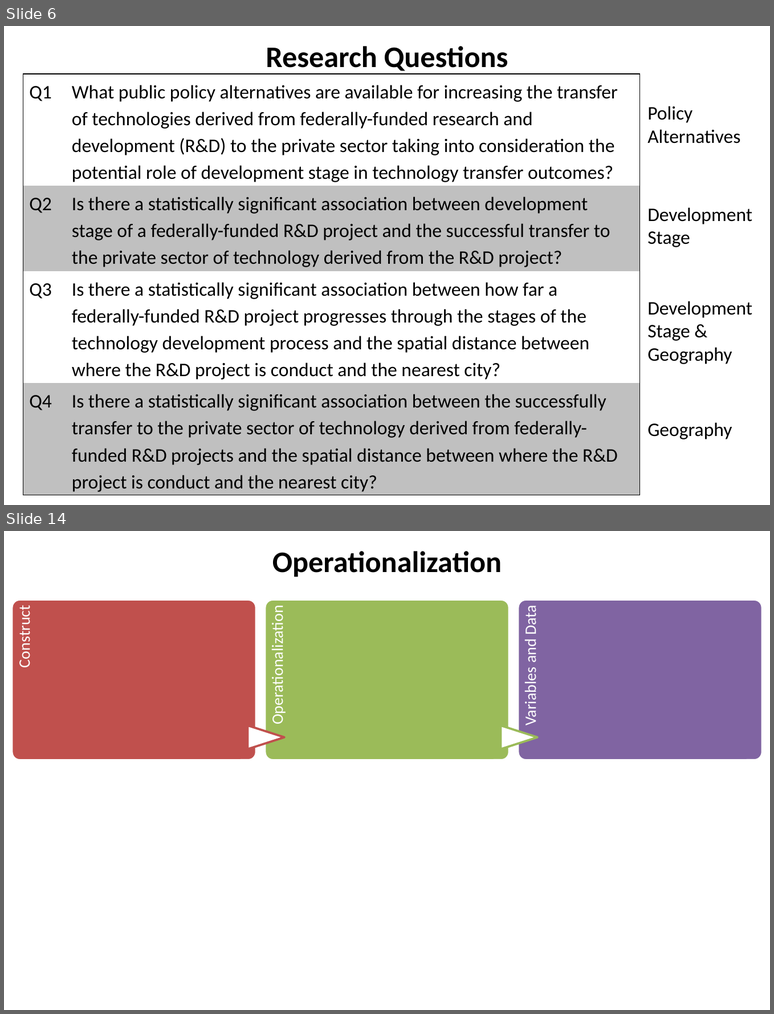
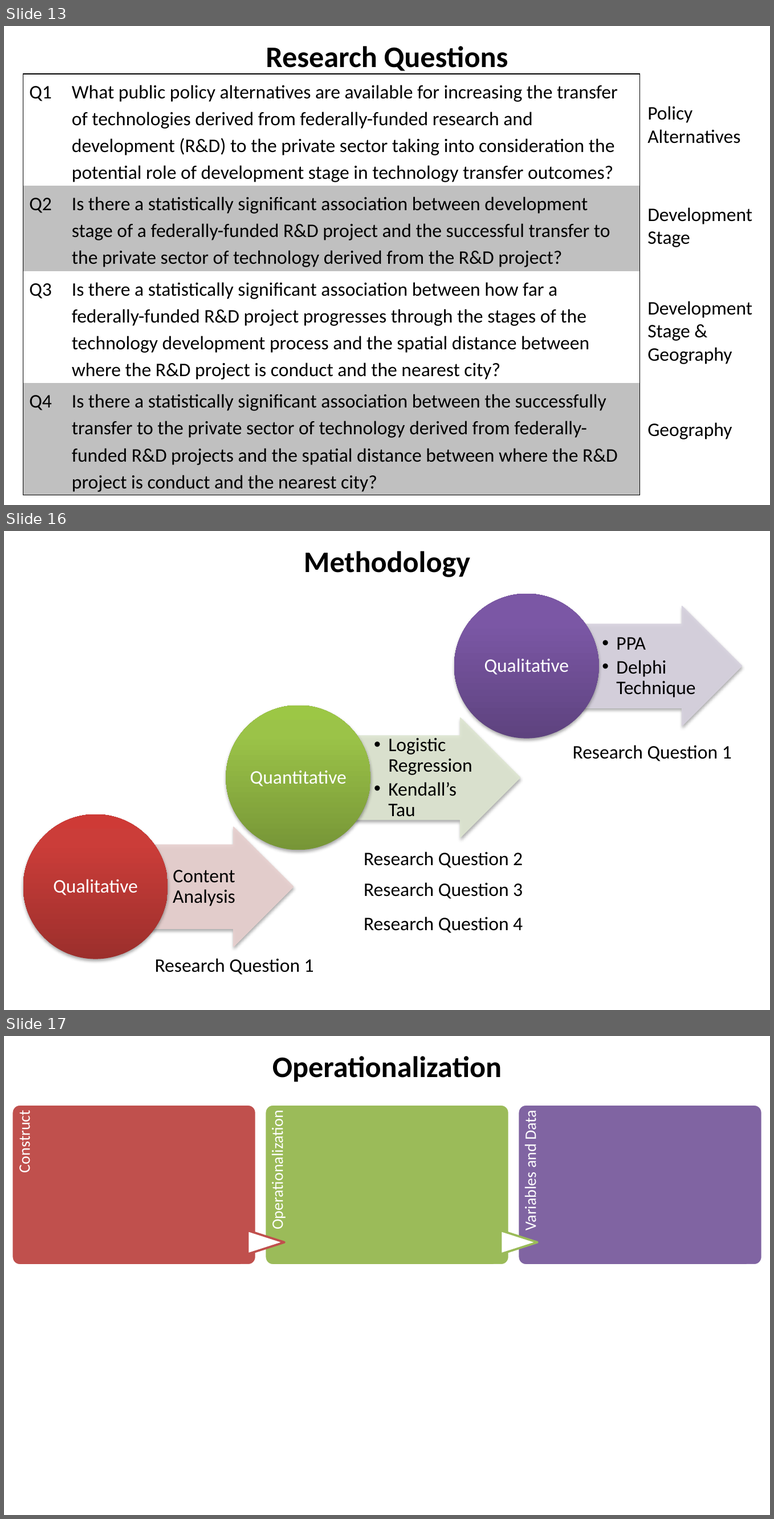
Before and after one commit to SLU-Courses-Townes/SOC5600, a slide deck: FinalProject/Presentation/Townes_SOC5600_FinalProject_Presentation.pptx. Shown one above the other, each under a label of ours: slides 6 and 14 before the commit, slides 13, 16 and 17 after it; the slides between them are not shown. The pictures are 774x1014 and 774x1519 pixels, drawn with LibreOffice and Linux fonts; fonts in the diff are those of the drawing. Boxes give left, top, right and bottom in pixels: in the first picture for what was removed or moved away, otherwise in the second. Text is boxed around its words. In the diff, an @@ line names an element or a change of style, - is before the commit and + after.

```diff
--- a/FinalProject/Presentation/Townes_SOC5600_FinalProject_Presentation.pptx
+++ b/FinalProject/Presentation/Townes_SOC5600_FinalProject_Presentation.pptx
@@ slide 16 added at [4, 531, 770, 1010], background #FFFFFF @@
@@ text added at [304, 551, 470, 577], 28 pt, text #000000, bold @@
+Methodology
@@ group added at [23, 594, 742, 959]: 6 texts, 3 right arrows, 3 ellipses @@
+Content Analysis
+Qualitative
+  •• Logistic Regression
+  •• Kendall’s Tau
+Quantitative
+  •• PPA
+  •• Delphi Technique
+Qualitative
@@ text added at [573, 745, 732, 761], 18 pt, text #000000 @@
+Research Question 1
@@ text added at [364, 851, 523, 868], 18 pt, text #000000 @@
+Research Question 2
@@ text added at [364, 882, 523, 899], 18 pt, text #000000 @@
+Research Question 3
@@ text added at [364, 916, 523, 933], 18 pt, text #000000 @@
+Research Question 4
@@ text added at [155, 958, 314, 974], 18 pt, text #000000 @@
+Research Question 1
@@ what was slide 6 is now slide 13 @@
@@ what was slide 14 is now slide 17 @@
```
Also in this commit, not shown: 2 slides changed, 7 other slides added, 11 slides removed.
